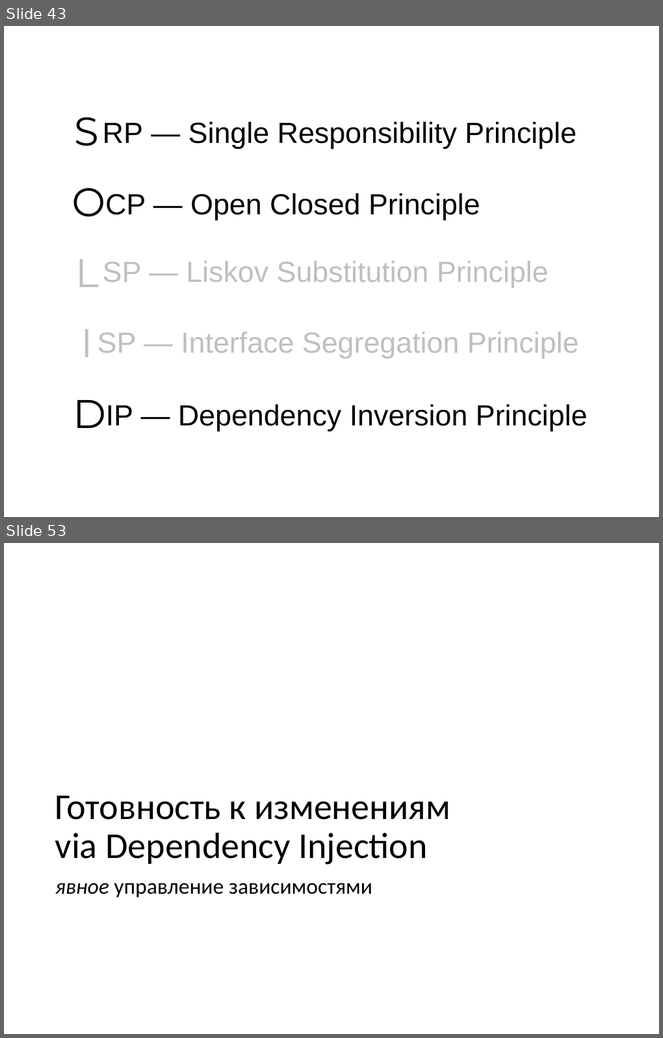
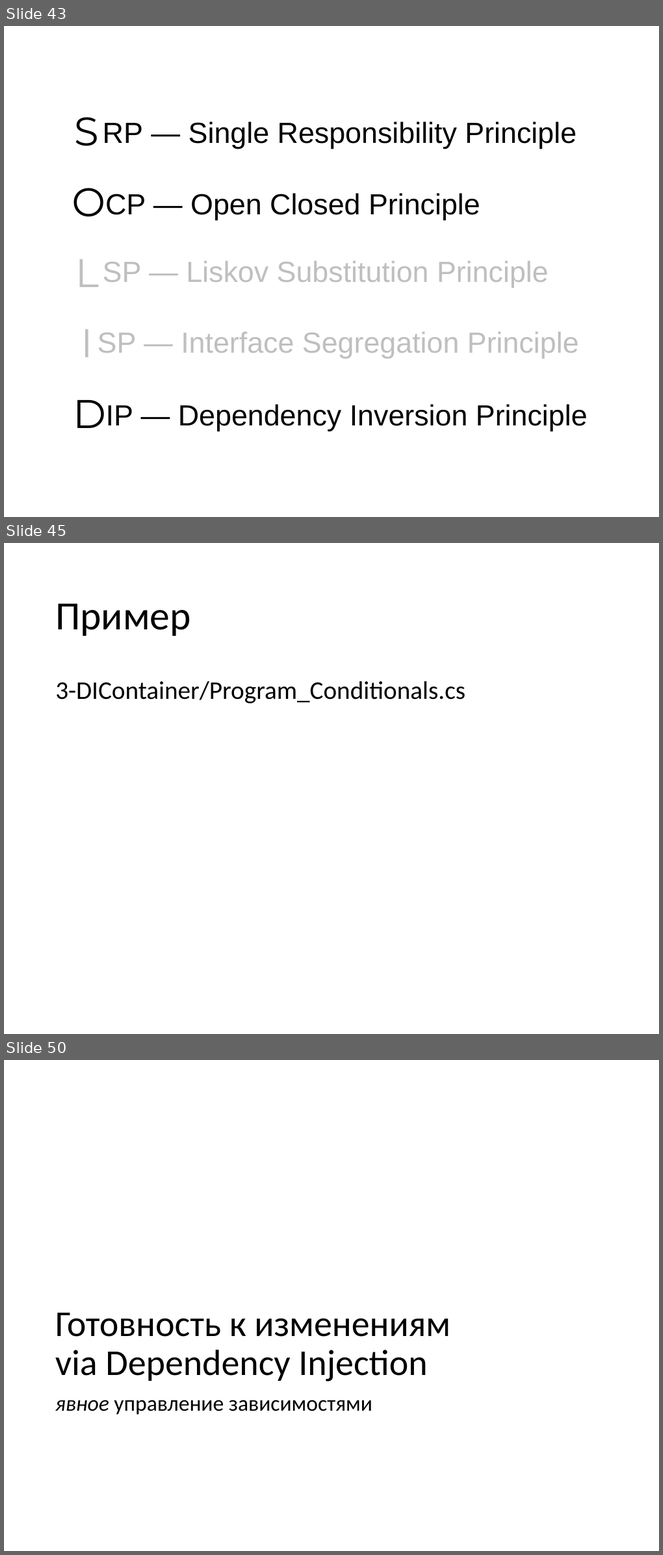
Before and after one commit to mironov-alexey/03-design, a slide deck: design-slides.pptx. Shown one above the other, each under a label of ours: slides 43 and 53 before the commit, slides 43, 45 and 50 after it; the slides between them are not shown. The pictures are 663x1038 and 663x1555 pixels, drawn with LibreOffice and Linux fonts; fonts in the diff are those of the drawing. Boxes give left, top, right and bottom in pixels: in the first picture for what was removed or moved away, otherwise in the second. Text is boxed around its words. In the diff, an @@ line names an element or a change of style, - is before the commit and + after.

```diff
--- a/design-slides.pptx
+++ b/design-slides.pptx
@@ slide 45 added at (4, 543, 659, 1034), background #FFFFFF @@
@@ title added at (55, 603, 191, 636), 44 pt, text #000000 @@
+Пример
@@ text added at (55, 681, 466, 704), 28 pt, text #000000 @@
+3-DIContainer/Program_Conditionals.cs
@@ what was slide 53 is now slide 50 @@
```
Also in this commit, not shown: 2 slides changed, 4 other slides added, 7 slides removed, 2 other files.
